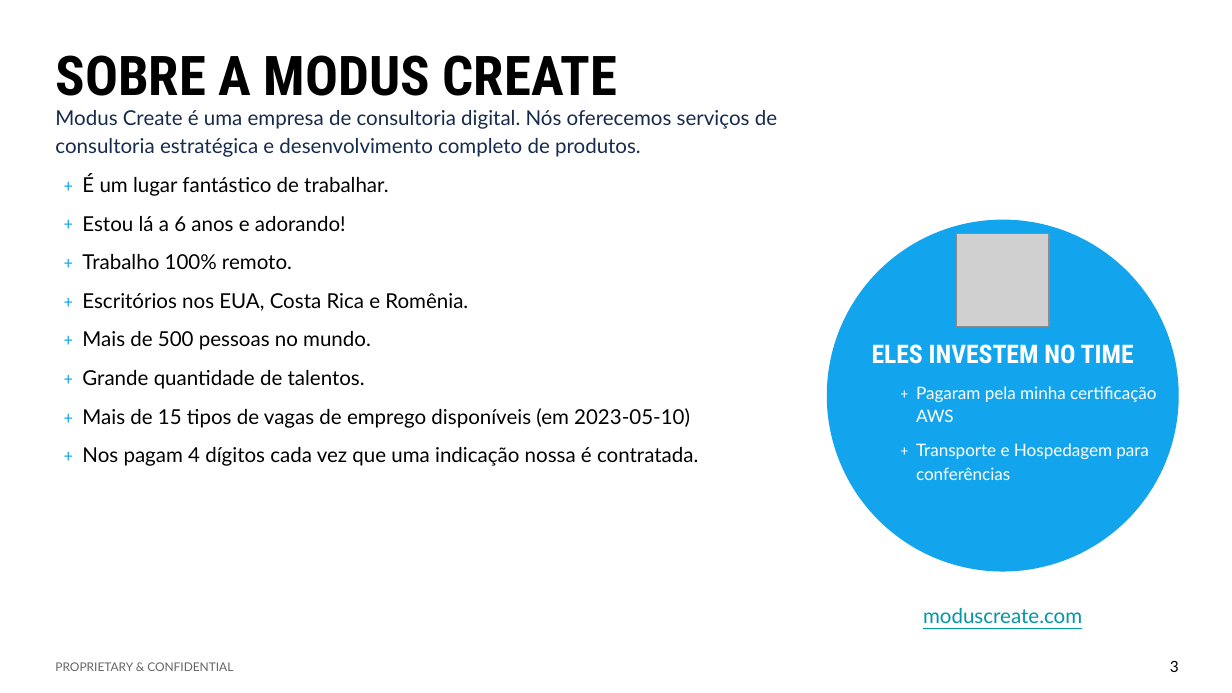
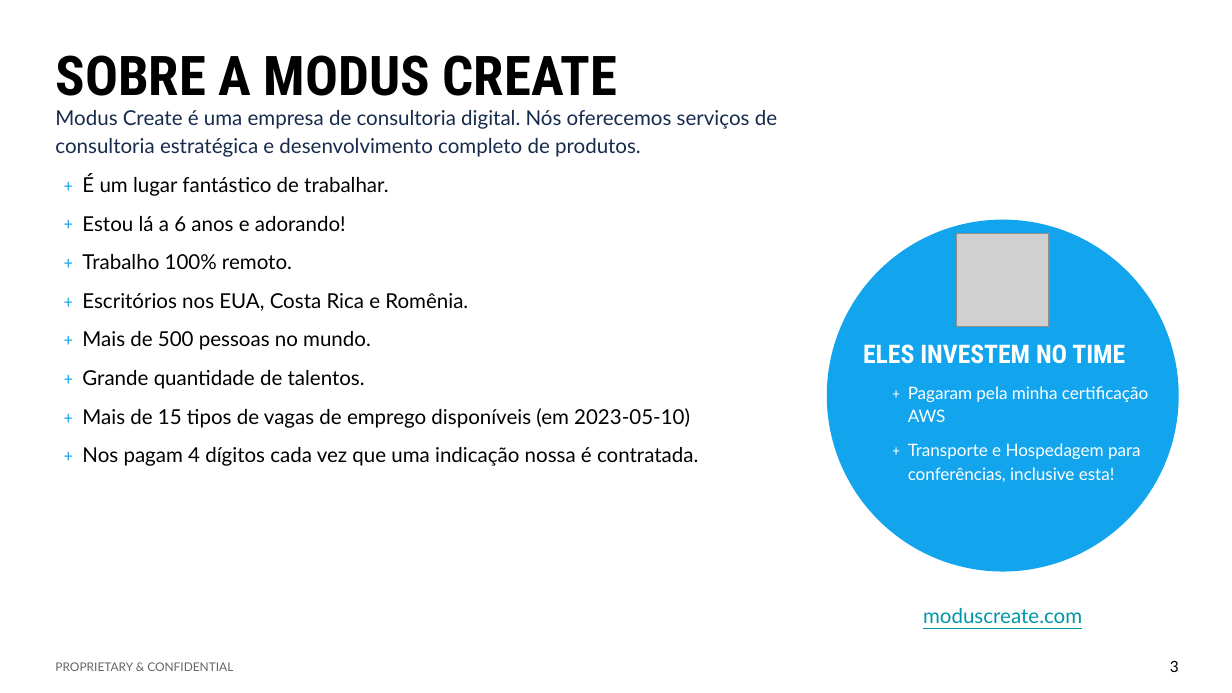
Before and after one commit to marcosdiez/presentations, a slide deck: slide 3 of 2023-05-19-Gerenciando_Kubernetes_com_Terraform_e_as_vantagens_de_nao_utilizar_Helm/presentation/2023-05-19-Juiz_de_fora.pptx. Drawn at 1232x693 pixels with LibreOffice and Linux fonts; fonts in the diff are those of the drawing; grey boxes stand for pictures; background and template pictures are left out. Boxes give left, top, right and bottom in pixels: in the first picture for what was removed or moved away, otherwise in the second. Text is boxed around its words. In the diff, an @@ line names an element or a change of style, - is before the commit and + after.

```diff
--- a/2023-05-19-Gerenciando_Kubernetes_com_Terraform_e_as_vantagens_de_nao_utilizar_Helm/presentation/2023-05-19-Juiz_de_fora.pptx
+++ b/2023-05-19-Gerenciando_Kubernetes_com_Terraform_e_as_vantagens_de_nao_utilizar_Helm/presentation/2023-05-19-Juiz_de_fora.pptx
@@ text "ELES INVESTEM NO TIME": place and size @@
-text "ELES INVESTEM NO TIME" at box(872, 344, 1156, 480)
+text "ELES INVESTEM NO TIME" at box(863, 344, 1148, 482)
@@ text at box(908, 443, 1141, 482): text changed @@
-    ﹢ Transporte e Hospedagem para conferências
+    ﹢ Transporte e Hospedagem para conferências, inclusive esta!
```
Also in this commit, not shown: 2 other slides changed, 1 slide added, 3 other files.
